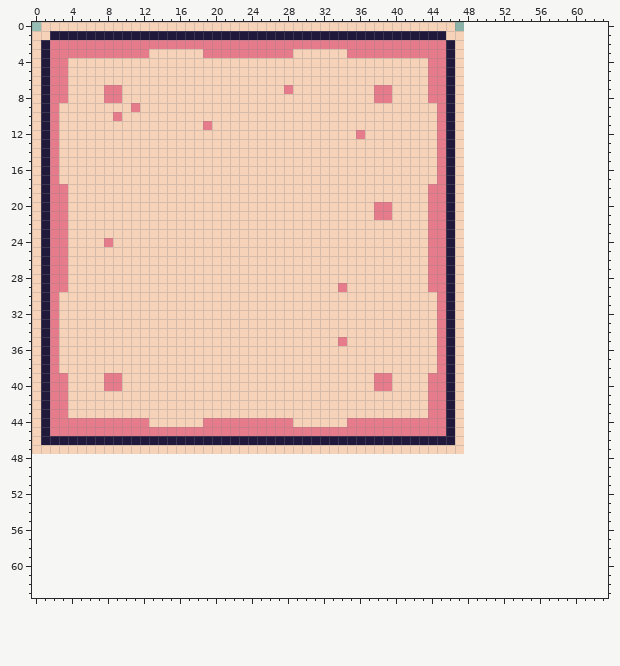
Two versions of one pixel-art file, art/tiles/tilemap.aseprite. The first picture shows the starting point.
48x48 pixels, 1 frame. The old version is drawn lined up with the new one, on the new canvas.
The same view after the edit:
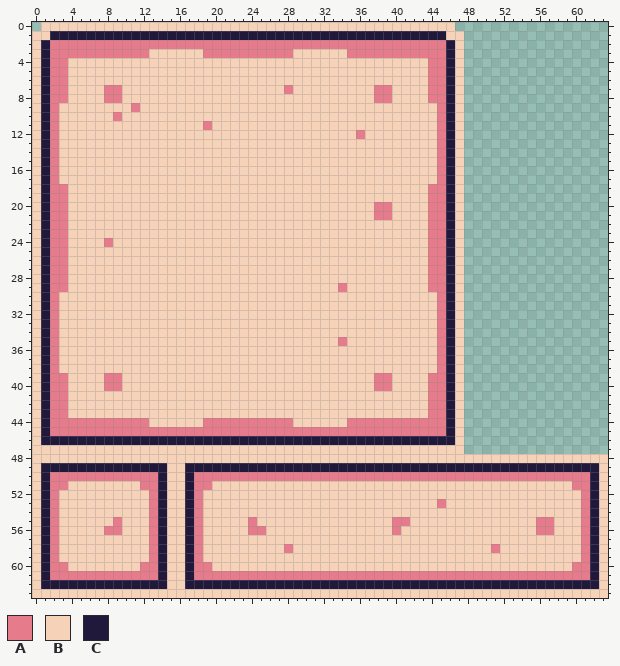
Palette (. is transparent): A #e67b8b  B #f5d2b8  C #21193c
What changed:
{"change": "canvas 48x48 -> 64x64"}
{"y":48,"x":0,"old":"................................................................","new":"BBBBBBBBBBBBBBBBBBBBBBBBBBBBBBBBBBBBBBBBBBBBBBBBBBBBBBBBBBBBBBBB"}
{"y":49,"x":0,"old":"................................................................","new":"BCCCCCCCCCCCCCCBBCCCCCCCCCCCCCCCCCCCCCCCCCCCCCCCCCCCCCCCCCCCCCCB"}
{"y":50,"x":0,"old":"................................................................","new":"BCAAAAAAAAAAAACBBCAAAAAAAAAAAAAAAAAAAAAAAAAAAAAAAAAAAAAAAAAAAACB"}
{"y":51,"x":0,"old":"................................................................","new":"BCAABBBBBBBBAACBBCAABBBBBBBBBBBBBBBBBBBBBBBBBBBBBBBBBBBBBBBBAACB"}
{"y":52,"x":0,"old":"................................................................","new":"BCABBBBBBBBBBACBBCABBBBBBBBBBBBBBBBBBBBBBBBBBBBBBBBBBBBBBBBBBACB"}
{"y":53,"x":0,"old":"................................................................","new":"BCABBBBBBBBBBACBBCABBBBBBBBBBBBBBBBBBBBBBBBBBABBBBBBBBBBBBBBBACB"}
{"y":54,"x":0,"old":"................................................................","new":"BCABBBBBBBBBBACBBCABBBBBBBBBBBBBBBBBBBBBBBBBBBBBBBBBBBBBBBBBBACB"}
{"y":55,"x":0,"old":"................................................................","new":"BCABBBBBBABBBACBBCABBBBBABBBBBBBBBBBBBBBAABBBBBBBBBBBBBBAABBBACB"}
{"y":56,"x":0,"old":"................................................................","new":"BCABBBBBAABBBACBBCABBBBBAABBBBBBBBBBBBBBABBBBBBBBBBBBBBBAABBBACB"}
{"y":57,"x":0,"old":"................................................................","new":"BCABBBBBBBBBBACBBCABBBBBBBBBBBBBBBBBBBBBBBBBBBBBBBBBBBBBBBBBBACB"}
{"y":58,"x":0,"old":"................................................................","new":"BCABBBBBBBBBBACBBCABBBBBBBBBABBBBBBBBBBBBBBBBBBBBBBABBBBBBBBBACB"}
{"y":59,"x":0,"old":"................................................................","new":"BCABBBBBBBBBBACBBCABBBBBBBBBBBBBBBBBBBBBBBBBBBBBBBBBBBBBBBBBBACB"}
{"y":60,"x":0,"old":"................................................................","new":"BCAABBBBBBBBAACBBCAABBBBBBBBBBBBBBBBBBBBBBBBBBBBBBBBBBBBBBBBAACB"}
{"y":61,"x":0,"old":"................................................................","new":"BCAAAAAAAAAAAACBBCAAAAAAAAAAAAAAAAAAAAAAAAAAAAAAAAAAAAAAAAAAAACB"}
{"y":62,"x":0,"old":"................................................................","new":"BCCCCCCCCCCCCCCBBCCCCCCCCCCCCCCCCCCCCCCCCCCCCCCCCCCCCCCCCCCCCCCB"}
{"y":63,"x":0,"old":"................................................................","new":"BBBBBBBBBBBBBBBBBBBBBBBBBBBBBBBBBBBBBBBBBBBBBBBBBBBBBBBBBBBBBBBB"}
